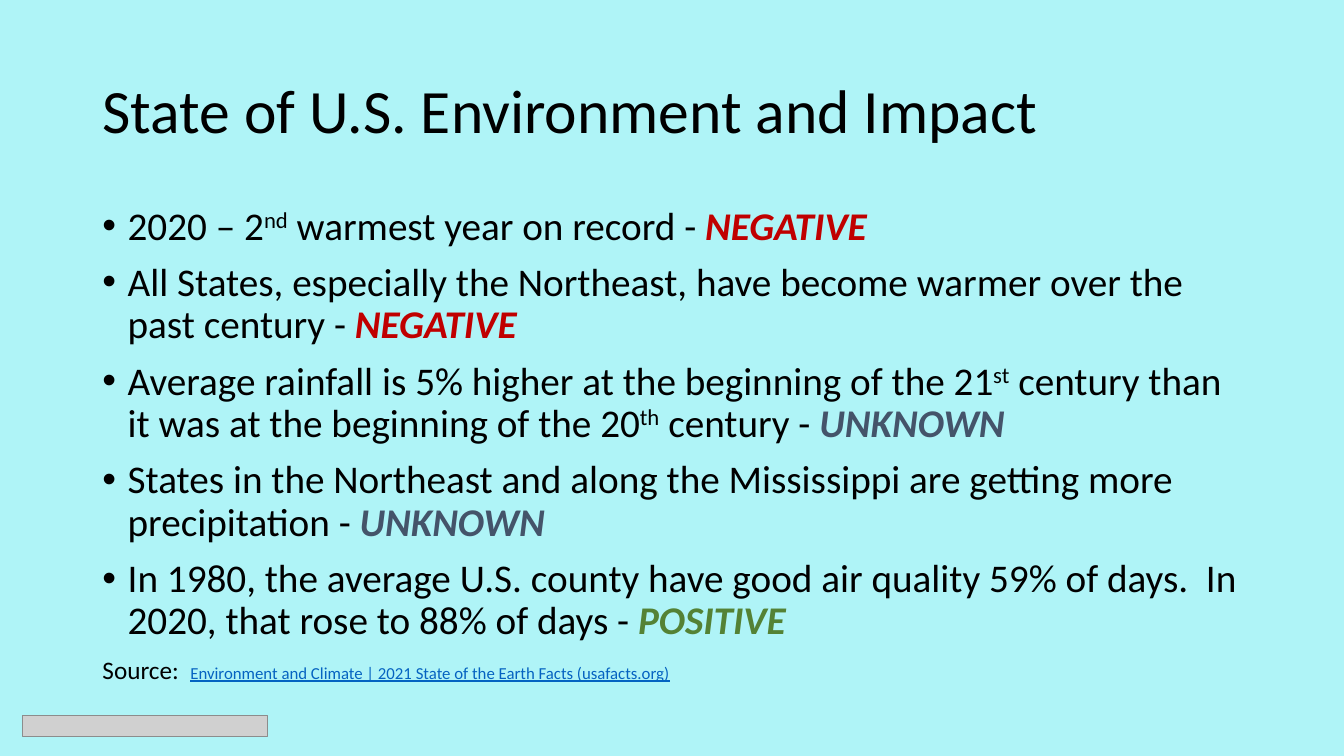
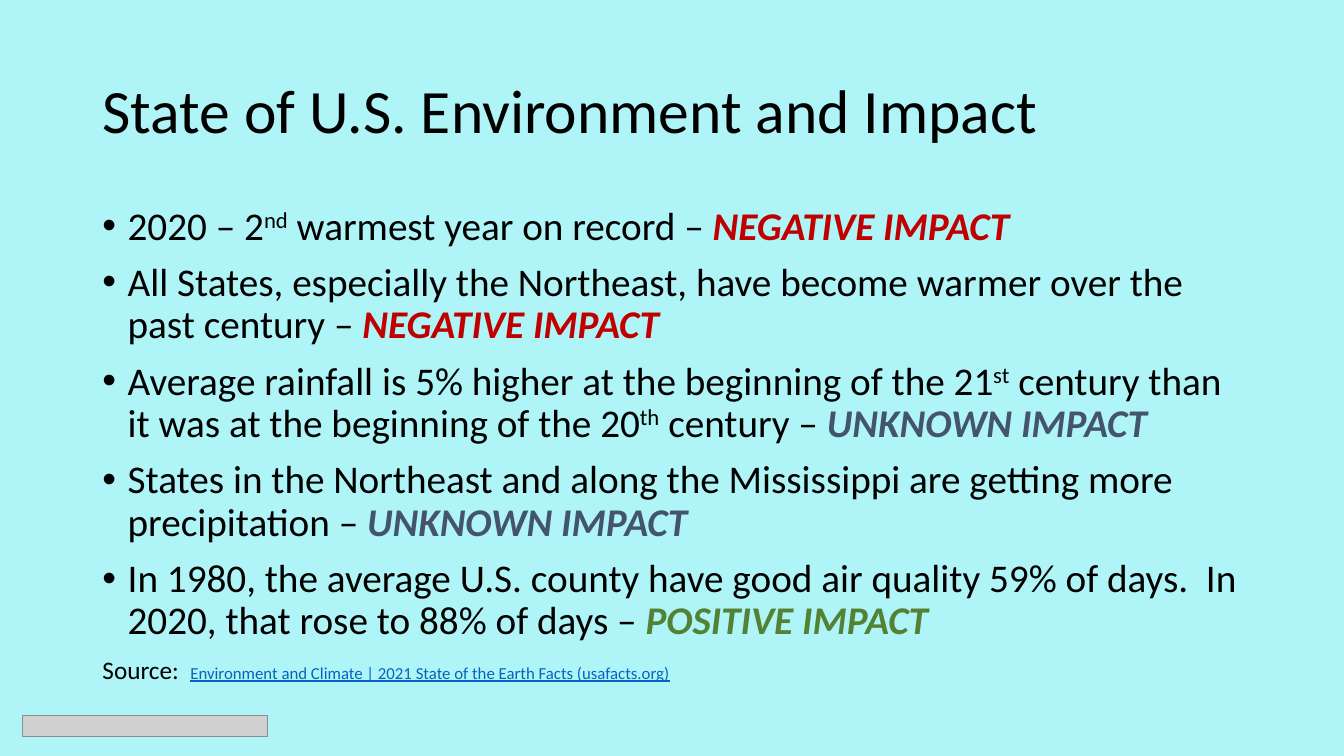
Before and after one commit to Tom-Hudson88/Capstone, a slide deck: slide 3 of NSS Capstone powerpoint.pptx (slide 2 before the commit). Drawn at 1344x756 pixels with LibreOffice and Linux fonts; fonts in the diff are those of the drawing; grey boxes stand for pictures. Boxes give left, top, right and bottom in pixels: in the first picture for what was removed or moved away, otherwise in the second. Text is boxed around its words. In the diff, an @@ line names an element or a change of style, - is before the commit and + after.

```diff
--- a/NSS Capstone powerpoint.pptx
+++ b/NSS Capstone powerpoint.pptx
@@ text at [128, 212, 1236, 641]: text changed @@
-• 2020 – 2nd warmest year on record - NEGATIVE
-• All States, especially the Northeast, have become warmer over the past century - NEGATIVE
-• Average rainfall is 5% higher at the beginning of the 21st century than it was at the beginning of the 20th century - UNKNOWN
-• States in the Northeast and along the Mississippi are getting more precipitation - UNKNOWN
-• In 1980, the average U.S. county have good air quality 59% of days. In 2020, that rose to 88% of days - POSITIVE
+• 2020 – 2nd warmest year on record – NEGATIVE IMPACT
+• All States, especially the Northeast, have become warmer over the past century – NEGATIVE IMPACT
+• Average rainfall is 5% higher at the beginning of the 21st century than it was at the beginning of the 20th century – UNKNOWN IMPACT
+• States in the Northeast and along the Mississippi are getting more precipitation – UNKNOWN IMPACT
+• In 1980, the average U.S. county have good air quality 59% of days. In 2020, that rose to 88% of days – POSITIVE IMPACT
```
Also in this commit, not shown: 6 other slides changed, 2 slides added, 6 other files.
